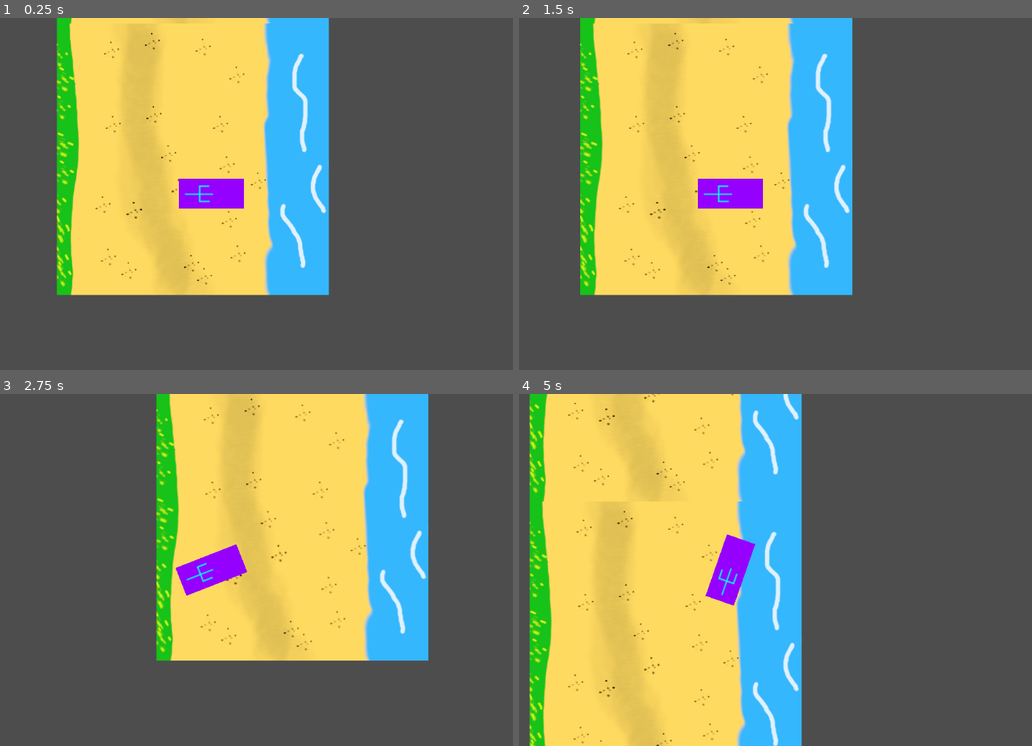
Above: before the commit, frames 1-4 (two rows, left to right).
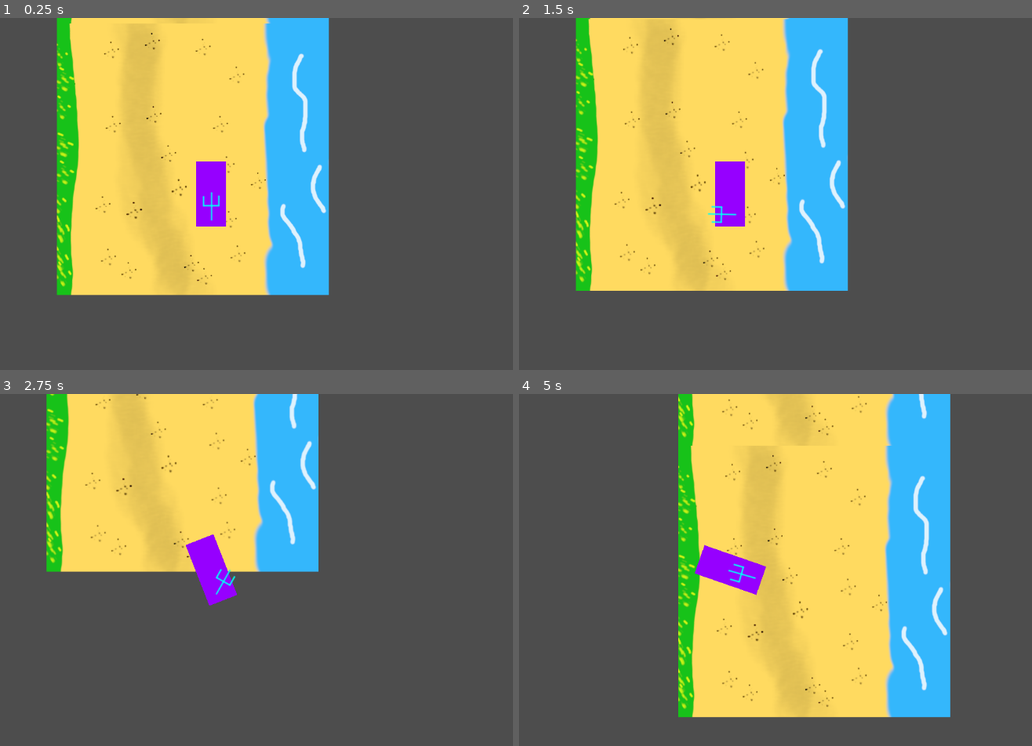
Above: after the commit, the same moments.

Repository: JoshuaKabo/Bothell-Jammin-PSW
Game: Godot game, scene res://GameAssets/main_scene.tscn
The game is run twice, just before and just after one commit, with the same random seed, the same clock (stepped at 60 frames per second) and the same inputs.
Inputs (mouse positions are in pixels of both pictures, inside the frame that each line leads up to):
- Up to frame 1 (0.25 s): no input
- Up to frame 2 (1.5 s): tap Enter at 0.5 s; move the mouse to (867, 176) at 0.52 s; hold D (steer_right) 0.53-1.28 s; tap Space at 1.25 s; move the mouse to (606, 211) at 1.27 s; hold Down (brake) from 1.28 s (still down)
- Up to frame 3 (2.75 s): move the mouse to (271, 492) at 2.02 s; release Down (brake) at 2.03 s; hold D (steer_right) from 2.03 s (still down)
- Up to frame 4 (5 s): move the mouse to (698, 640) at 2.77 s; release D (steer_right) at 2.78 s; hold Up (accelerate) 2.78-3.53 s; move the mouse to (919, 622) at 3.52 s; hold Left (steer_left) from 3.53 s (still down); move the mouse to (544, 517) at 4.27 s

The runs differ from the first frame. In frame 1, 1.3% of the frame differs, in the area x 34-48%, y 40-60%; in frame 2, 7.5%; in frame 3, 46%; in frame 4, 73%, in the area x 1-85%, y 0-100%.

Commit message:
gun rotates towards mouse

Diff:
--- /dev/null
+++ b/GameAssets/Player/Gun.gd
@@ -0,0 +1,18 @@
+extends Node2D
+
+
+# Called when the node enters the scene tree for the first time.
+func _ready():
+	pass # Replace with function body.
+
+
+# Called every frame. 'delta' is the elapsed time since the previous frame.
+func _process(delta):
+    # Get the position of the mouse relative to the node
+	var mouse_pos = get_global_mouse_position() - global_position
+
+    # Calculate the angle between the node and the mouse
+	var angle = atan2(mouse_pos.y, mouse_pos.x)
+
+    # Set the node's global rotation to the calculated angle - global for not being messed up by car rotation
+	global_rotation = angle
--- a/GameAssets/Player/player_car.tscn
+++ b/GameAssets/Player/player_car.tscn
@@ -1,8 +1,9 @@
-[gd_scene load_steps=5 format=3 uid="uid://bhvywqli0xpt"]
+[gd_scene load_steps=6 format=3 uid="uid://bhvywqli0xpt"]
 
 [ext_resource type="Texture2D" uid="uid://b3fbjpiv4j0lk" path="res://GameAssets/Player/sprites/car.png" id="1_3pfup"]
 [ext_resource type="Script" path="res://GameAssets/Player/player_car.gd" id="1_w4sd8"]
 [ext_resource type="Texture2D" uid="uid://cy514vf7tu5qc" path="res://GameAssets/Player/sprites/gun.png" id="3_fdbmc"]
+[ext_resource type="Script" path="res://GameAssets/Player/Gun.gd" id="3_sfxyj"]
 
 [sub_resource type="CapsuleShape2D" id="CapsuleShape2D_01qtr"]
 radius = 30.0
@@ -23,6 +24,7 @@
 
 [node name="Gun" type="Node2D" parent="."]
 position = Vector2(-38, 0)
+script = ExtResource("3_sfxyj")
 
 [node name="Sprite2D" type="Sprite2D" parent="Gun"]
 position = Vector2(15, -0.373)
--- a/GameAssets/main_scene.tscn
+++ b/GameAssets/main_scene.tscn
@@ -21,3 +21,4 @@
 
 [node name="Player" parent="." instance=ExtResource("1_bbhq1")]
 position = Vector2(284, 814)
+rotation = 4.71239
